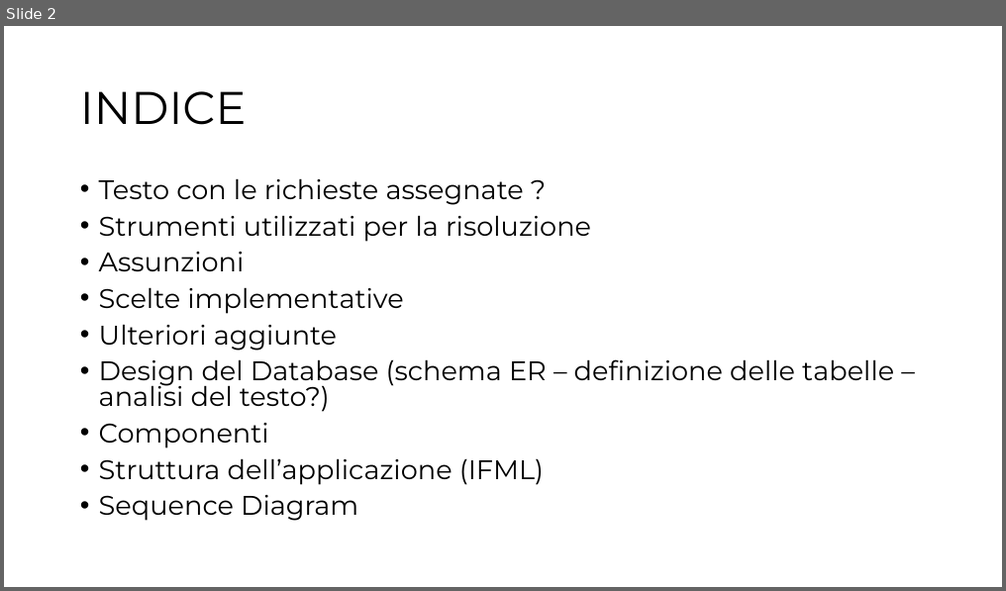
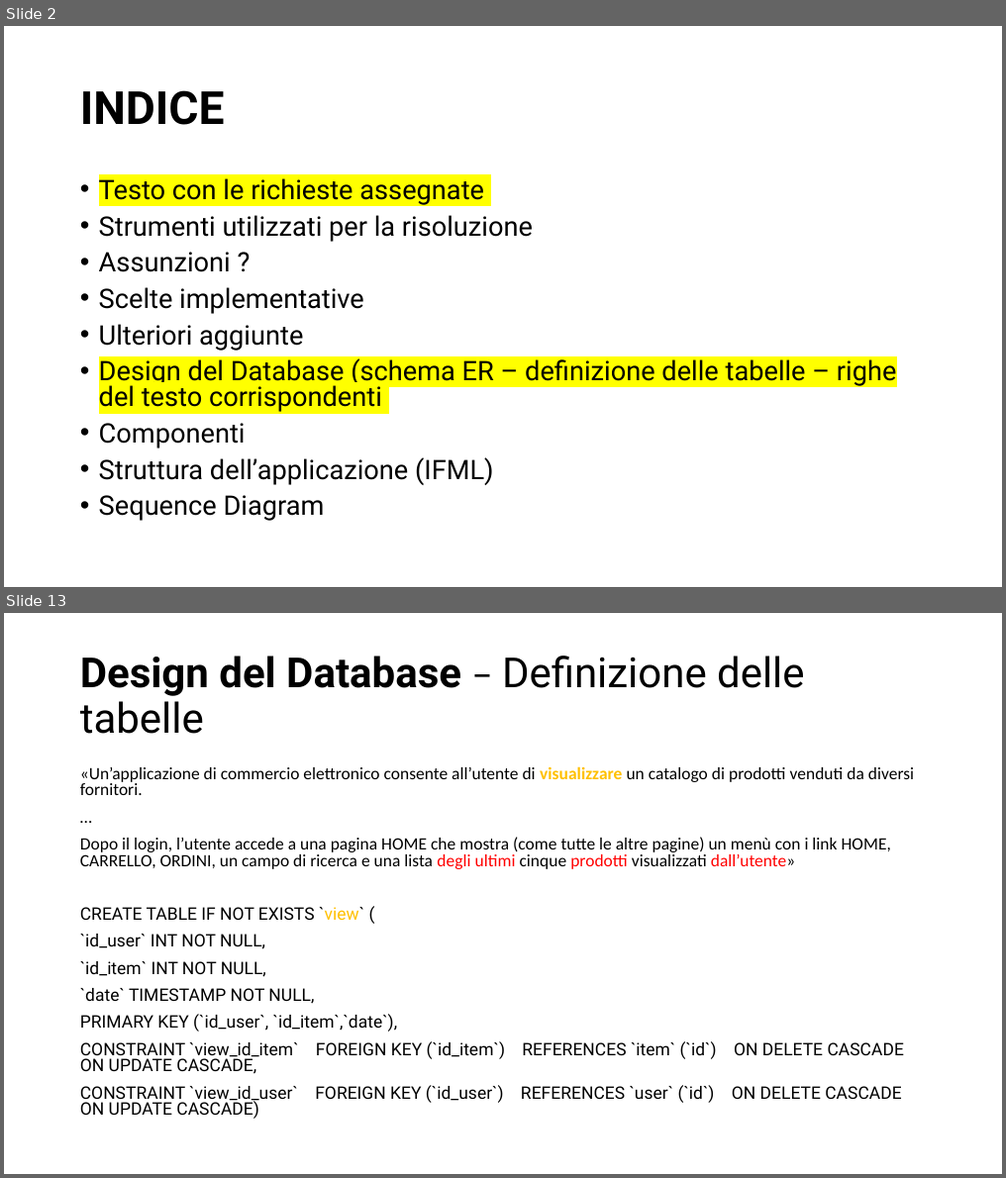
Before and after one commit to sofiamartellozzo/BigBang, a slide deck: docs/ideaPerLaPresentazione.pptx. Shown one above the other, each under a label of ours: slide 2 before the commit, slides 2 and 13 after it; the slides between them are not shown. The pictures are 1006x591 and 1006x1178 pixels, drawn with LibreOffice and Linux fonts; fonts in the diff are those of the drawing. Boxes give left, top, right and bottom in pixels: in the first picture for what was removed or moved away, otherwise in the second. Text is boxed around its words. In the diff, an @@ line names an element or a change of style, - is before the commit and + after.

```diff
--- a/docs/ideaPerLaPresentazione.pptx
+++ b/docs/ideaPerLaPresentazione.pptx
@@ slide 13 added at [4, 613, 1002, 1174], background #FFFFFF @@
@@ title added at [80, 656, 805, 734], 40 pt, text #000000 @@
+Design del Database – Definizione delle tabelle
@@ text added at [80, 766, 914, 1119], 16.6 pt, text #000000 @@
+«Un’applicazione di commercio elettronico consente all’utente di visualizzare un catalogo di prodotti venduti da diversi fornitori.
+…
+Dopo il login, l’utente accede a una pagina HOME che mostra (come tutte le altre pagine) un menù con i link HOME, CARRELLO, ORDINI, un campo di ricerca e una lista degli ultimi cinque prodotti visualizzati dall’utente»
+CREATE TABLE IF NOT EXISTS `view` (
+`id_user` INT NOT NULL,
+`id_item` INT NOT NULL,
+`date` TIMESTAMP NOT NULL,
+PRIMARY KEY (`id_user`, `id_item`,`date`),
+CONSTRAINT `view_id_item` FOREIGN KEY (`id_item`) REFERENCES `item` (`id`) ON DELETE CASCADE ON UPDATE CASCADE,
+CONSTRAINT `view_id_user` FOREIGN KEY (`id_user`) REFERENCES `user` (`id`) ON DELETE CASCADE ON UPDATE CASCADE)
@@ slide 2 changed as well @@
@@ title "INDICE" at [80, 90, 225, 125]: font Montserrat to Roboto, bold on @@
@@ text at [99, 178, 484, 205]: text changed; font Montserrat to Roboto @@
-• Testo con le richieste assegnate ?
+• Testo con le richieste assegnate
@@ text at [99, 215, 533, 521]: font Montserrat to Roboto in "Strumenti utilizzati per la risoluzione", "Scelte implementative", "Ulteriori aggiunte", "Componenti" and 2 more places @@
@@ text at [99, 252, 231, 273]: text changed; font Montserrat to Roboto @@
-• Assunzioni
+• Assunzioni ?
@@ text at [99, 356, 896, 412]: text changed; font Montserrat to Roboto @@
-• Design del Database (schema ER – definizione delle tabelle – analisi del testo?)
+• Design del Database (schema ER – definizione delle tabelle – righe del testo corrispondenti
```
Also in this commit, not shown: 1 other slide changed, 12 other slides added.
